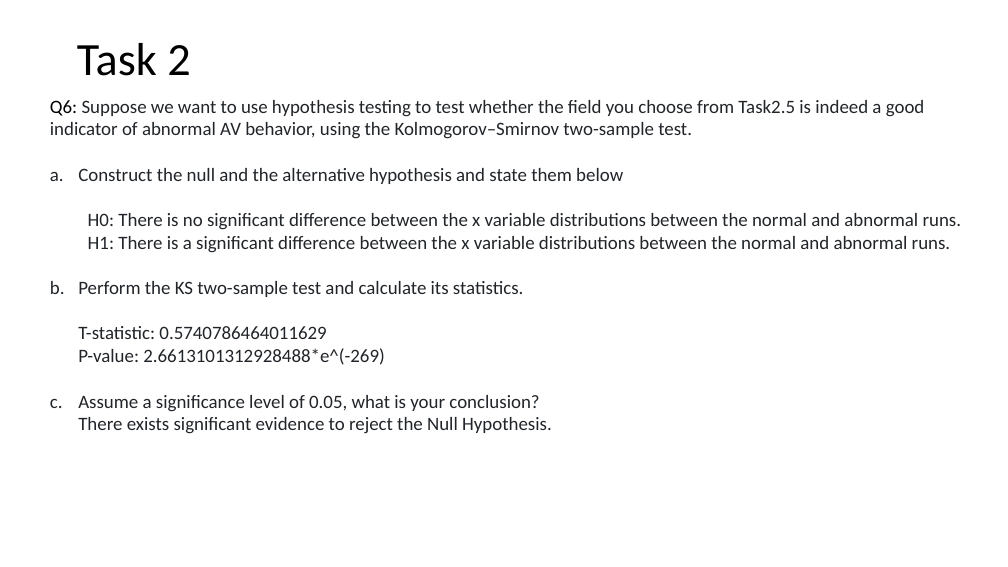
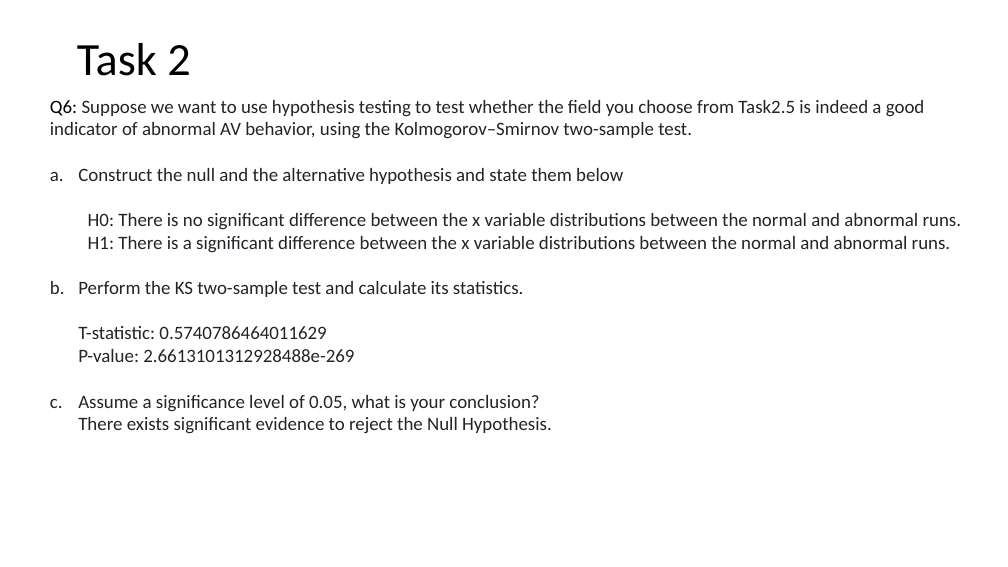
Before and after one commit to mrojaspell/MP1, a slide deck: slide 24 of mp1_powerpoint.pptx. Drawn at 1008x567 pixels with LibreOffice and Linux fonts; fonts in the diff are those of the drawing. Boxes give left, top, right and bottom in pixels: in the first picture for what was removed or moved away, otherwise in the second. Text is boxed around its words. In the diff, an @@ line names an element or a change of style, - is before the commit and + after.

```diff
--- a/mp1_powerpoint.pptx
+++ b/mp1_powerpoint.pptx
@@ text at bbox=[78, 281, 524, 362]: text changed @@
-b. Perform the KS two-sample test and calculate its statistics.
-   T-statistic: 0.5740786464011629
-   P-value: 2.6613101312928488*e^(-269)
+b. Perform the KS two-sample test and calculate its statistics.
+   T-statistic: 0.5740786464011629
+   P-value: 2.6613101312928488e-269
```
Also in this commit, not shown: 2 other slides changed, 2 other files.
